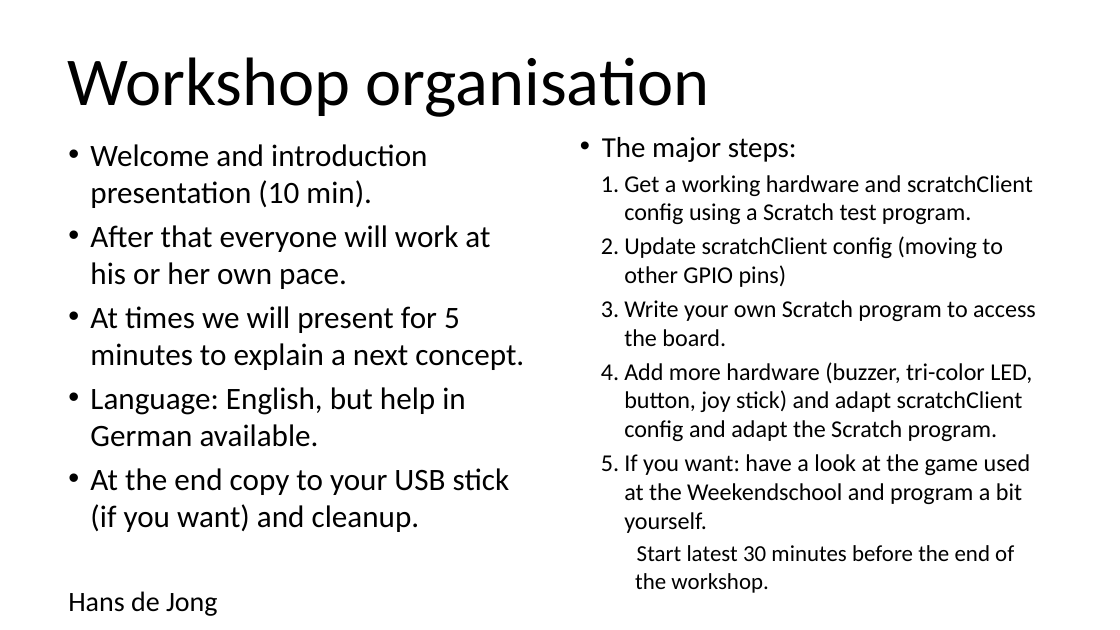
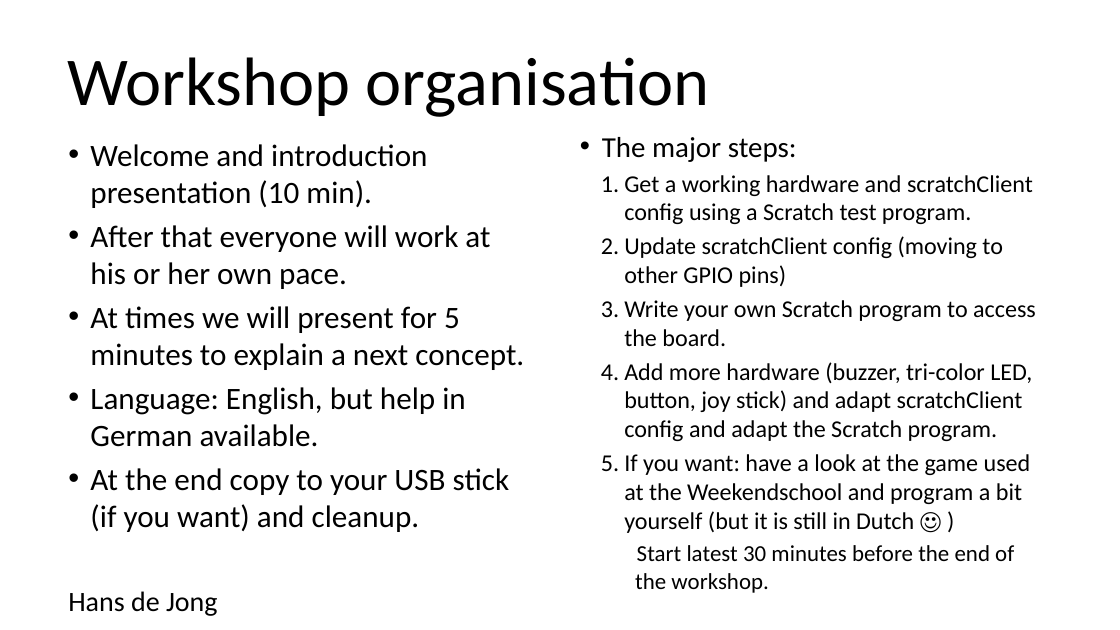
Before and after one commit to hansdejongehv/Weekendschool-PiAndMore, a slide deck: slide 3 of PiAndMore/Part-1--Breadboard/PiAndMore workshop physical computing with Arduino - part 1 - Breadboard v0.1.pptx. Drawn at 1120x630 pixels with LibreOffice and Linux fonts; fonts in the diff are those of the drawing; background and template pictures are left out. Boxes give left, top, right and bottom in pixels: in the first picture for what was removed or moved away, otherwise in the second. Text is boxed around its words. In the diff, an @@ line names an element or a change of style, - is before the commit and + after.

Commit message:
Version as used in Krefeld

```diff
--- a/PiAndMore/Part-1--Breadboard/PiAndMore workshop physical computing with Arduino - part 1 - Breadboard v0.1.pptx
+++ b/PiAndMore/Part-1--Breadboard/PiAndMore workshop physical computing with Arduino - part 1 - Breadboard v0.1.pptx
@@ text at (624,454,1031,533): text changed @@
-  5. If you want: have a look at the game used at the Weekendschool and program a bit yourself.
+  5. If you want: have a look at the game used at the Weekendschool and program a bit yourself (but it is still in Dutch ☺ )
```
Also in this commit, not shown: 8 other slides changed, 9 slides added, 7 slides removed, 3 other files.
